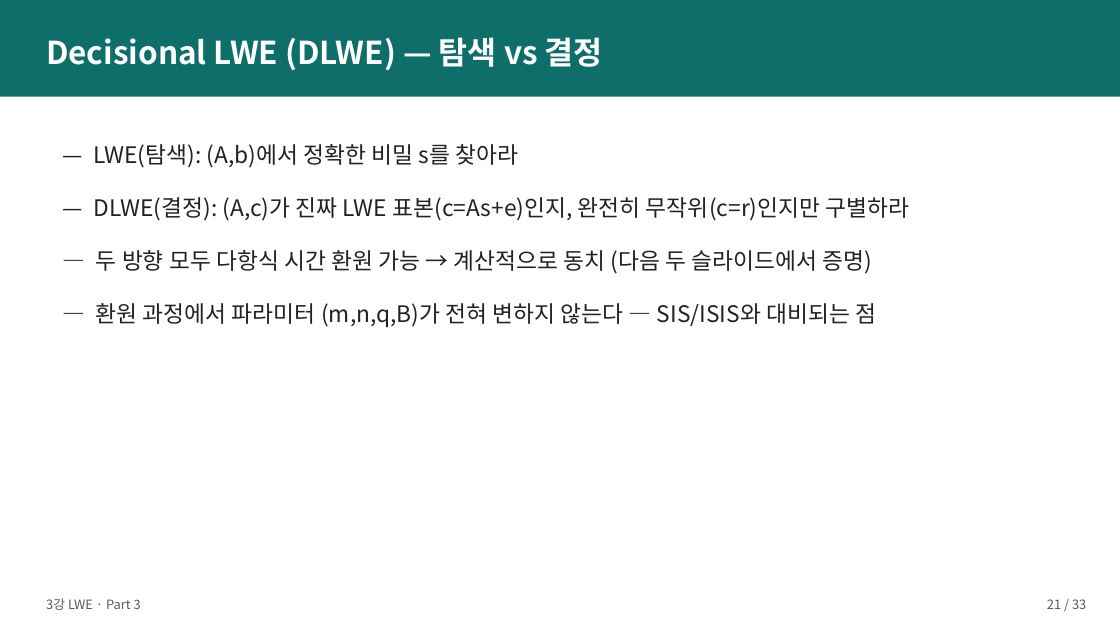
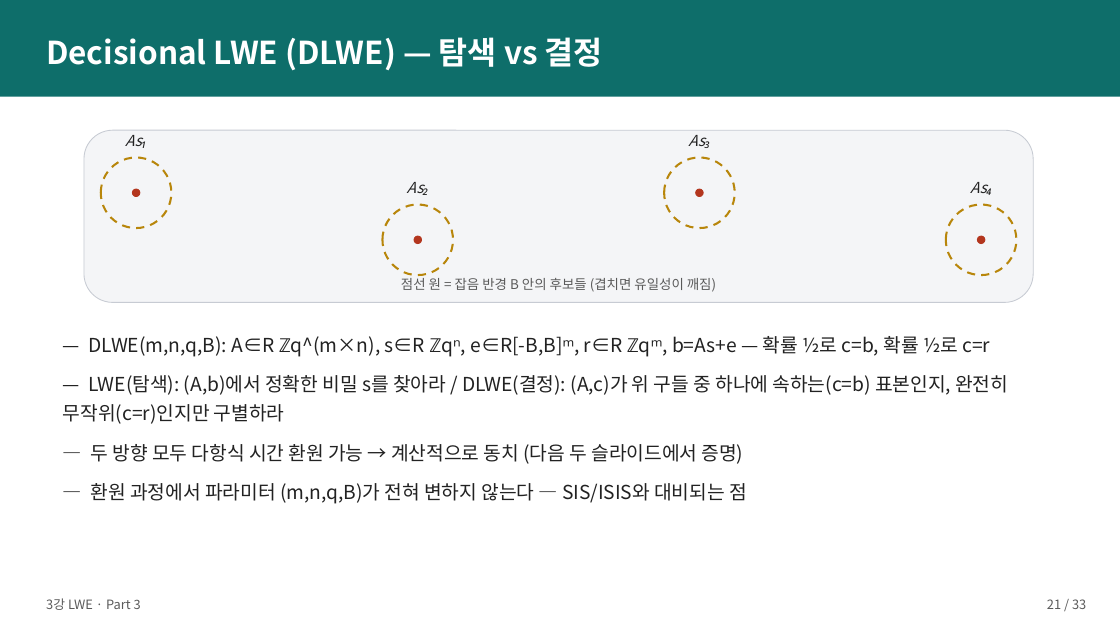
Before and after one commit to giyuubin/PQC, a slide deck: slide 21 of presentation/2강3강_발표자료_초안.pptx. Drawn at 1120x630 pixels with LibreOffice and Linux fonts; fonts in the diff are those of the drawing. Boxes give left, top, right and bottom in pixels: in the first picture for what was removed or moved away, otherwise in the second. Text is boxed around its words. In the diff, an @@ line names an element or a change of style, - is before the commit and + after.

```diff
--- a/presentation/2강3강_발표자료_초안.pptx
+++ b/presentation/2강3강_발표자료_초안.pptx
@@ rounded rectangle added at bbox=[84, 130, 1033, 302], fill #F4F5F7, outline #C7CBD3 0.75 pt @@
@@ text added at bbox=[90, 129, 182, 154], 13 pt, text #222222, italic @@
+As₁
@@ text added at bbox=[654, 129, 746, 154], 13 pt, text #222222, italic @@
+As₃
@@ ellipse added at bbox=[101, 158, 171, 229], outline #B8860B 1.75 pt dashed @@
@@ text added at bbox=[371, 176, 464, 202], 13 pt, text #222222, italic @@
+As₂
@@ ellipse added at bbox=[665, 158, 735, 229], outline #B8860B 1.75 pt dashed @@
@@ text added at bbox=[935, 176, 1028, 202], 13 pt, text #222222, italic @@
+As₄
@@ ellipse added at bbox=[132, 189, 139, 197], fill #B3361E, outline #B3361E 0.75 pt @@
@@ ellipse added at bbox=[382, 205, 453, 276], outline #B8860B 1.75 pt dashed @@
@@ ellipse added at bbox=[696, 189, 703, 197], fill #B3361E, outline #B3361E 0.75 pt @@
@@ ellipse added at bbox=[946, 205, 1017, 276], outline #B8860B 1.75 pt dashed @@
@@ ellipse added at bbox=[414, 236, 422, 244], fill #B3361E, outline #B3361E 0.75 pt @@
@@ ellipse added at bbox=[977, 236, 985, 244], fill #B3361E, outline #B3361E 0.75 pt @@
@@ text added at bbox=[401, 275, 716, 292], 11.5 pt, text #5A5A5A @@
+점선 원 = 잡음 반경 B 안의 후보들 (겹치면 유일성이 깨짐)
@@ text "— DLWE(m,n,q,B): A∈R ℤq^(m×n), s∈R ...": place and size @@
-text "— DLWE(m,n,q,B): A∈R ℤq^(m×n), s∈R ..." at bbox=[94, 144, 910, 328]
+text "— DLWE(m,n,q,B): A∈R ℤq^(m×n), s∈R ..." at bbox=[63, 336, 1008, 504]
@@ text at bbox=[63, 336, 1008, 424]: text changed; size 19.5 to 16.5 pt @@
-— LWE(탐색): (A,b)에서 정확한 비밀 s를 찾아라
-— DLWE(결정): (A,c)가 진짜 LWE 표본(c=As+e)인지, 완전히 무작위(c=r)인지만 구별하라
+— DLWE(m,n,q,B): A∈R ℤq^(m×n), s∈R ℤqⁿ, e∈R[-B,B]ᵐ, r∈R ℤqᵐ, b=As+e — 확률 ½로 c=b, 확률 ½로 c=r
+— LWE(탐색): (A,b)에서 정확한 비밀 s를 찾아라 / DLWE(결정): (A,c)가 위 구들 중 하나에 속하는(c=b) 표본인지, 완전히 무작위(c=r)인지만 구별하라
@@ text at bbox=[91, 444, 747, 504]: size 19.5 to 16.5 pt in "— 두 방향 모두 다항식 시간 환원 ...", "— 환원 과정에서 파라미터 (m,n,q,B)가 전혀 변하지 ..."; less space between paragraphs @@
```
Also in this commit, not shown: 9 other slides changed.
